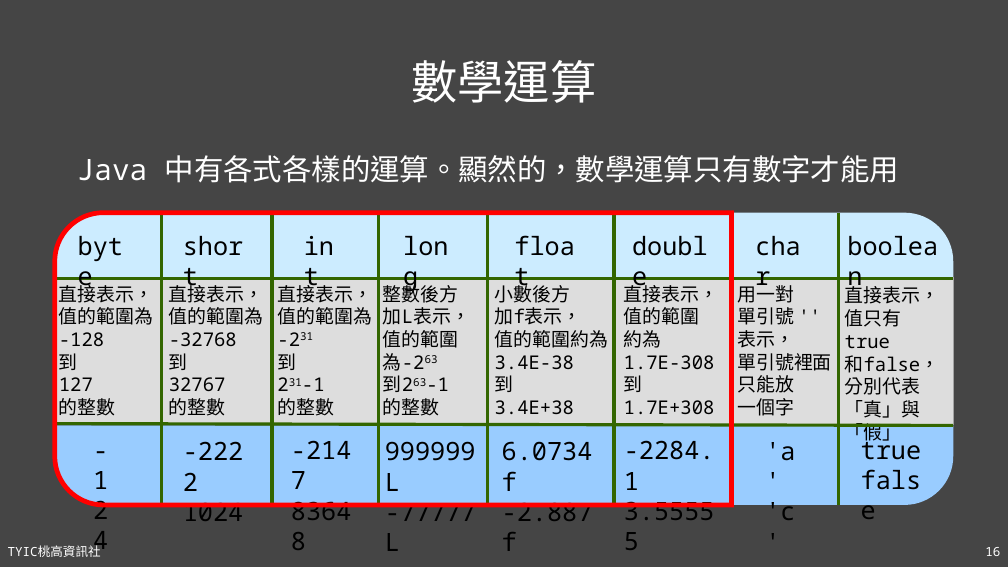
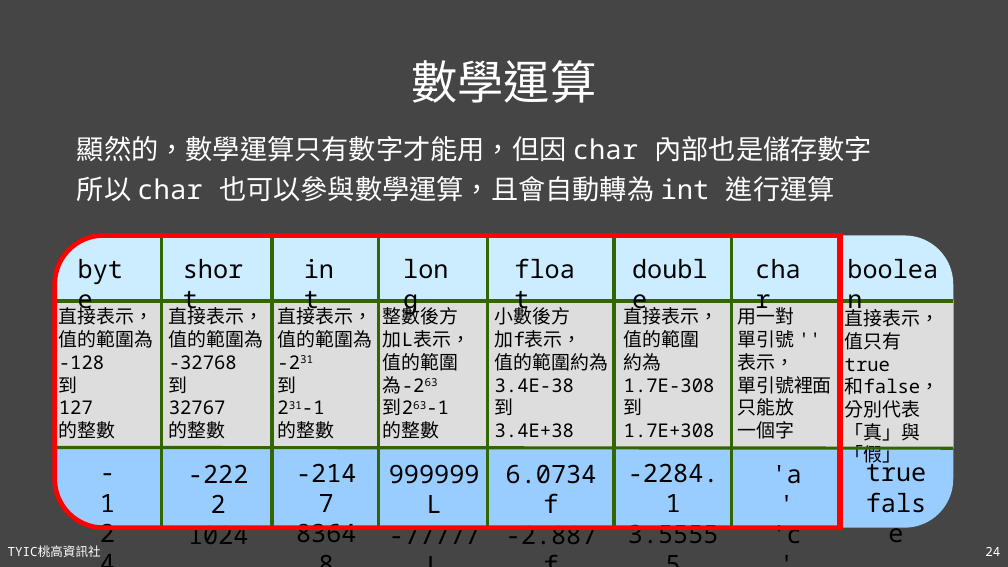
Before and after one commit to TYSHIC/slides, a slide deck: slide 24 of powerpoint/04_初探Java.pptx (slide 16 before the commit). Drawn at 1008x567 pixels with LibreOffice and Linux fonts; fonts in the diff are those of the drawing. Boxes give left, top, right and bottom in pixels: in the first picture for what was removed or moved away, otherwise in the second. Text is boxed around its words. In the diff, an @@ line names an element or a change of style, - is before the commit and + after.

```diff
--- a/powerpoint/04_初探Java.pptx
+++ b/powerpoint/04_初探Java.pptx
@@ text at <box>77,136,872,202</box>: text changed; size 28 to 25.9 pt @@
-Java 中有各式各樣的運算。顯然的，數學運算只有數字才能用
+顯然的，數學運算只有數字才能用，但因 char 內部也是儲存數字
+所以 char 也可以參與數學運算，且會自動轉為 int 進行運算
@@ freeform shape: place and size @@
-freeform shape at <box>54,212,731,505</box>
+freeform shape at <box>54,235,841,528</box>
@@ 5 texts, 1 freeform shape, 1 rectangle: place and size @@
-5 texts, 1 freeform shape, 1 rectangle at <box>54,278,954,521</box>
+5 texts, 1 freeform shape, 1 rectangle at <box>54,300,954,544</box>
@@ 19 texts, 9 lines, 1 freeform shape: place and size @@
-19 texts, 9 lines, 1 freeform shape at <box>54,212,954,520</box>
+19 texts, 9 lines, 1 freeform shape at <box>54,235,954,543</box>
@@ alignment left to centre in 8 elements at <box>866,458,927,482</box>, <box>100,494,115,512</box>, <box>188,520,249,544</box>, <box>377,455,491,524</box>, <box>506,464,597,544</box>, <box>628,463,719,543</box>, <box>284,454,369,523</box>, <box>772,465,802,543</box> @@
@@ page number at <box>985,547,1000,556</box>: text changed @@
-16
+24
```
Also in this commit, not shown: 10 other slides changed, 14 slides added, 5 other files.
